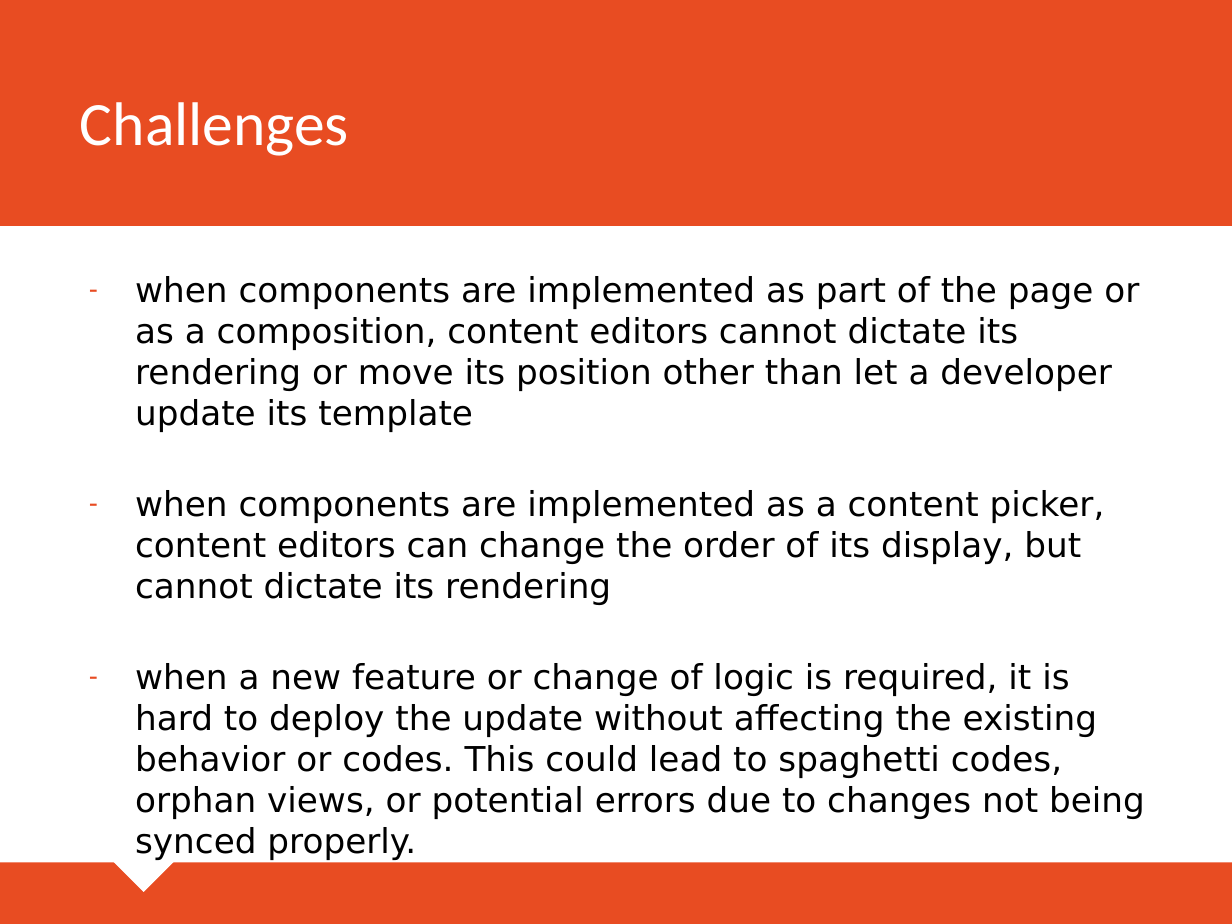
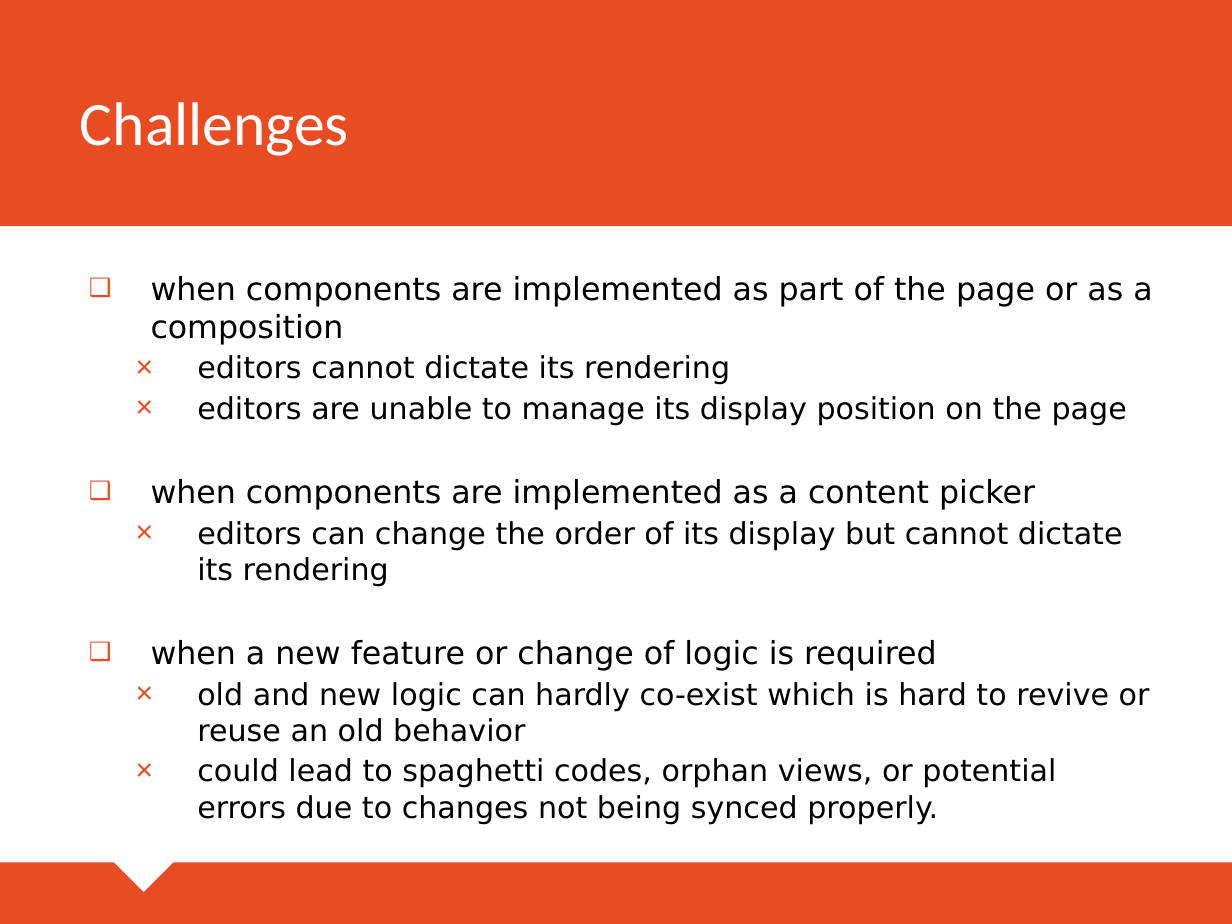
Before and after one commit to markglibres/mbran-umbraco-components, a slide deck: slide 5 of src/Umbraco Components.pptx. Drawn at 1232x924 pixels with LibreOffice and Linux fonts; fonts in the diff are those of the drawing. Boxes give left, top, right and bottom in pixels: in the first picture for what was removed or moved away, otherwise in the second. Text is boxed around its words. In the diff, an @@ line names an element or a change of style, - is before the commit and + after.

Commit message:
update presentation

```diff
--- a/src/Umbraco Components.pptx
+++ b/src/Umbraco Components.pptx
@@ text at (151, 276, 1152, 824): text changed; size 20 to 17.6 pt @@
-– when components are implemented as part of the page or as a composition, content editors cannot dictate its rendering or move its position other than let a developer update its template
-– when components are implemented as a content picker, content editors can change the order of its display, but cannot dictate its rendering
-– when a new feature or change of logic is required, it is hard to deploy the update without affecting the existing behavior or codes. This could lead to spaghetti codes, orphan views, or potential errors due to changes not being synced properly.
+❑ when components are implemented as part of the page or as a composition
+  × editors cannot dictate its rendering
+  × editors are unable to manage its display position on the page
+❑ when components are implemented as a content picker
+  × editors can change the order of its display but cannot dictate its rendering
+❑ when a new feature or change of logic is required
+  × old and new logic can hardly co-exist which is hard to revive or reuse an old behavior
+  × could lead to spaghetti codes, orphan views, or potential errors due to changes not being synced properly.
```
Also in this commit, not shown: 4 other slides changed.
